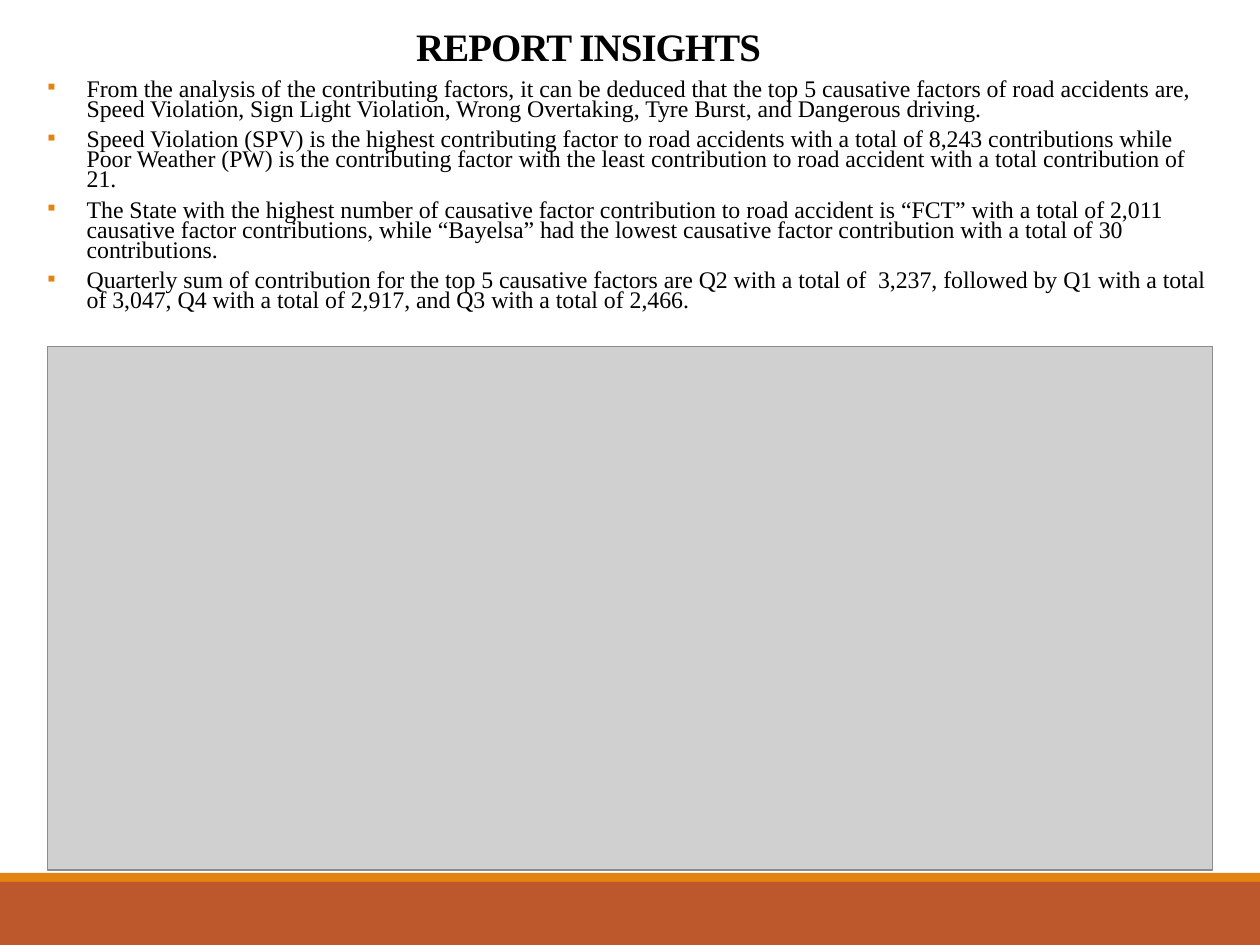
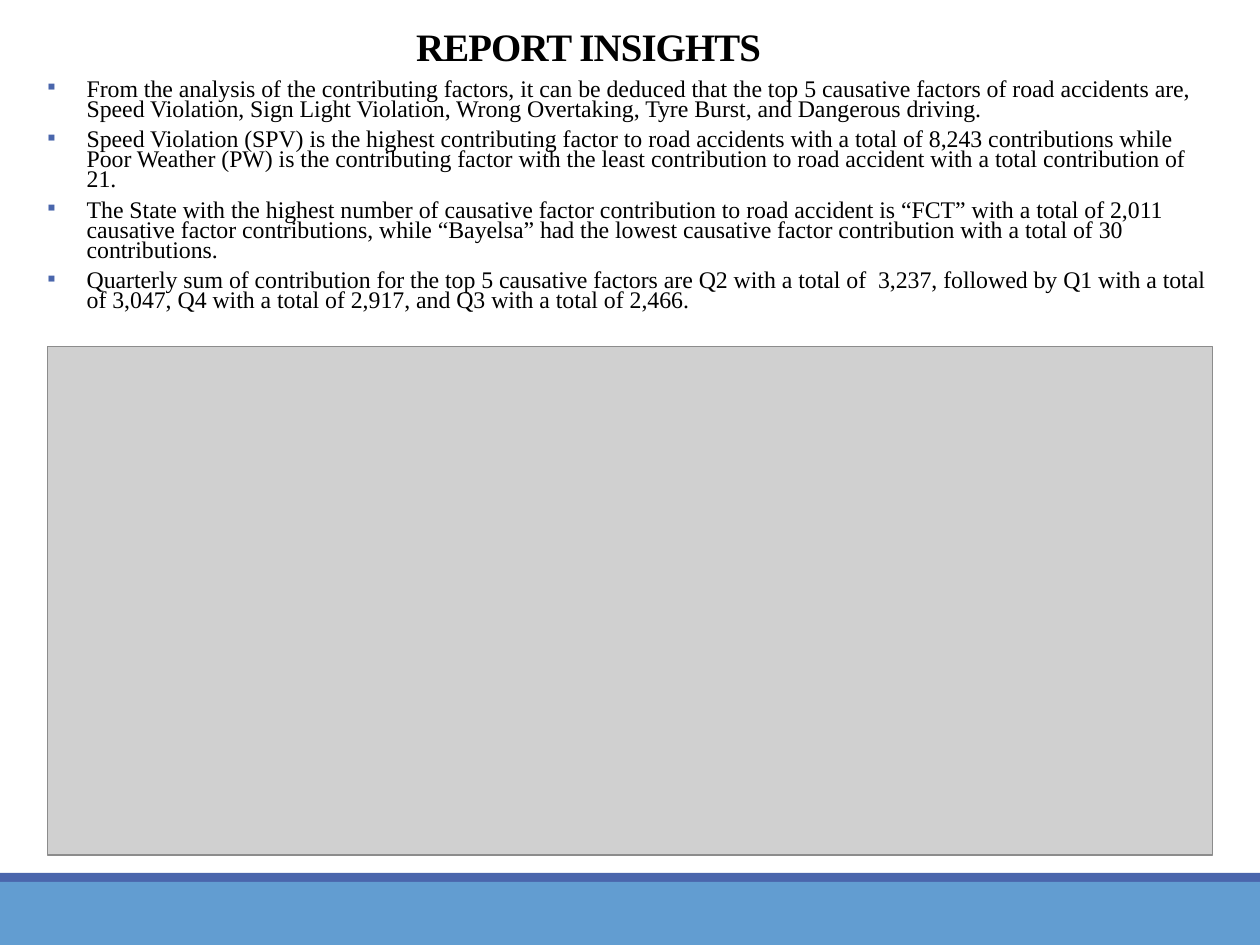
Before and after one commit to bisi-leye/RoadAccidentAnalysis, a slide deck: slide 6 of Road Accident Analysis Presentation Slides.pptx. Drawn at 1260x945 pixels with LibreOffice and Linux fonts; fonts in the diff are those of the drawing; grey boxes stand for pictures. Boxes give left, top, right and bottom in pixels: in the first picture for what was removed or moved away, otherwise in the second. Text is boxed around its words. In the diff, an @@ line names an element or a change of style, - is before the commit and + after.

```diff
--- a/Road Accident Analysis Presentation Slides.pptx
+++ b/Road Accident Analysis Presentation Slides.pptx
@@ text "From the analysis of the ..." at (87, 80, 1205, 312): bullet colour #E48312 to #4A66AC @@
@@ picture: place and size @@
-picture at (48, 346, 1213, 871)
+picture at (48, 346, 1213, 856)
@@ rectangle at (0, 873, 1260, 882): fill #E48312 to #4A66AC @@
@@ rectangle at (0, 882, 1260, 945): fill #BD582C to #629DD1 @@
```
Also in this commit, not shown: 10 other slides changed, 1 other file.
